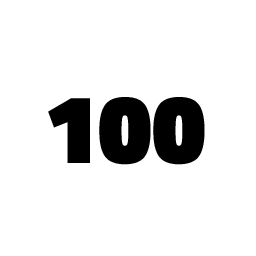
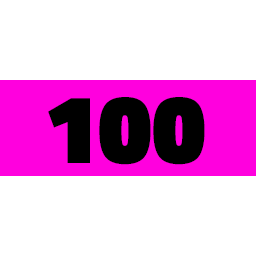
Two versions of the same layered image (256 × 256). Layer-by-layer changes:
added layer "Layer 1" above "Rounded Rectangle 1 copy 2" over [0,80,256,176]
